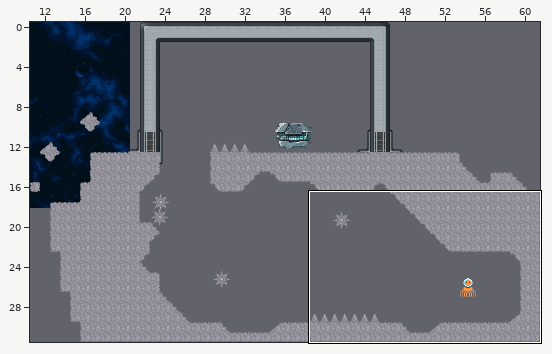
One commit to this Tiled map (JSON): core/assets/levels/level_1/level_0.tmj. Above, an overview of the earlier version with the close-up marked.
Close-up. Before:
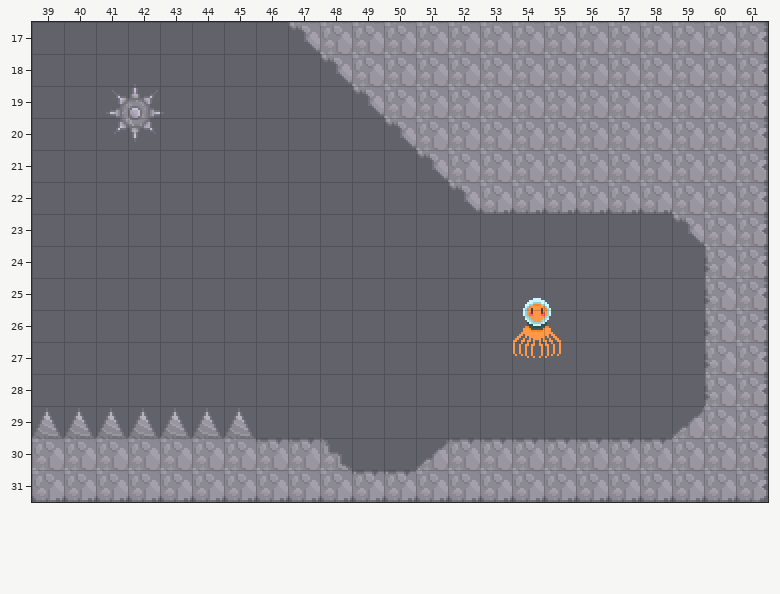
Cells are 16x16 px. Shown: x 39..61, y 17..31. The commit also changed other parts of the map, which this record leaves out.
And afterwards:
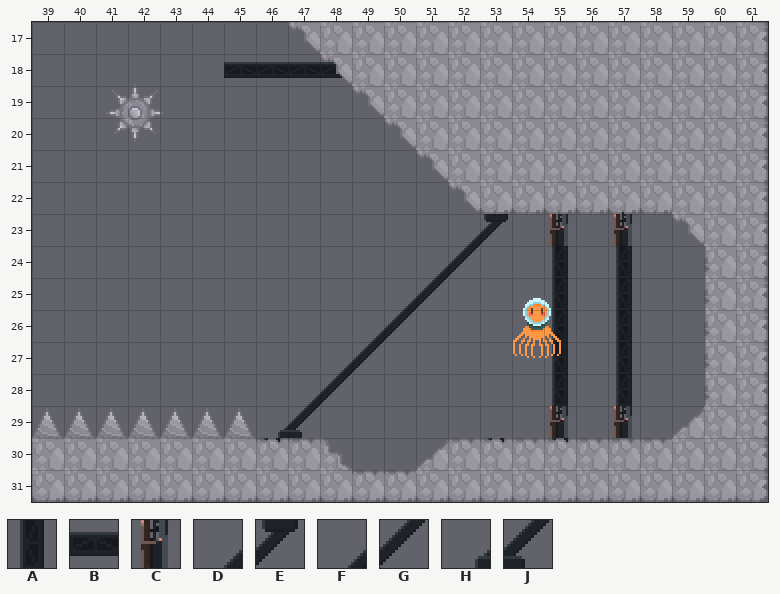
Key: from "space-tiles": A 137 "Background", B 153 "Background", C 184 "Background", D 217 "Background", E 218 "Background", F 232 "Background", G 233 "Background", H 247 "Background", J 248 "Background".
_ is an empty cell.
Tiles of an added or newly shown layer are drawn over the layers below it.
See-through tiles are keyed as they look on the map.
Changes in this commit:
Layer "Layer2" (added):
The author put tile A in rows 24 to 28 at x 55 and 57; in row 30 at x 46, 53 and 55.
The author put tile B in row 18 at x 45 to 48.
The author put tile C in row 23 at x 55 and 57; in row 29 at x 55 and 57.
The author put tile D in row 23 at x 52; in row 24 at x 51; in row 25 at x 50; in row 26 at x 49; in row 27 at x 48.
The author put tile E in row 23 at x 53.
The author put tile F in row 28 at x 47.
The author put tile G in row 24 at x 52; in row 25 at x 51; in row 26 at x 50; in row 27 at x 49; in row 28 at x 48.
The author put tile H in row 29 at x 46.
The author put tile J in row 29 at x 47.
Where, in picture pixels (left, top, right, bottom), the same in both close-ups:
added: (224, 62, 342, 78)
added: (264, 214, 508, 442)
added: (550, 214, 568, 442)
added: (614, 214, 632, 438)
